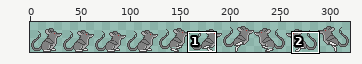
File history of a sprite sheet, game/assets/sprites/Robot_Mouse-sheet.png. Above, an overview of the earlier version with the close-up marked.
Close-up. As it was:
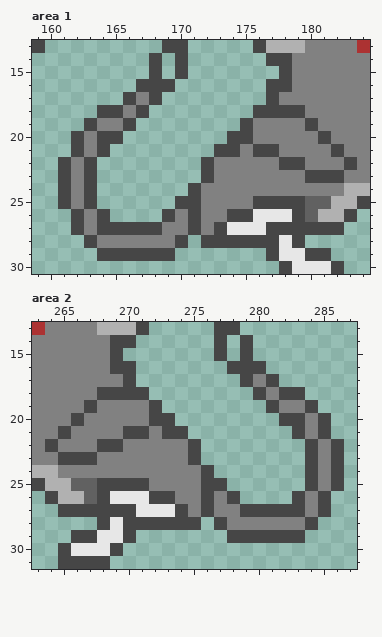
The file is 320x32 pixels. Colours within 5 levels of each other are drawn and written as one. Shown: area 1: x 159..184, y 13..30; area 2: x 263..287, y 13..31. The wide view leaves out empty margins. The commit also changed other parts of the picture, which this record leaves out.
After the commit:
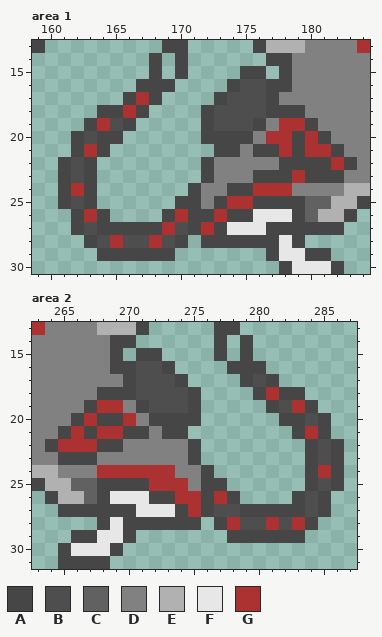
Palette (. is transparent): A #464646  B #4e4e4e  C #616161  D #818181  E #b1b1b1  F #e7e7e7  G #ac3232
Difference:
Area 1:
Colour A is added in row 15 at x 175 to 176; in row 16 at x 174; in row 17 at x 173; in rows 18 to 19 at x 172; in row 20 at x 172 to 173.
Colour A replaces colour D in row 19 at x 176; in rows 20 to 21 at x 179; in row 22 at x 180 to 181; in row 23 at x 176 to 178; in row 24 at x 174 to 175; in row 25 at x 173.
Colour A replaces colour D in row 26 at x 172.
Colour B is added in row 16 at x 175 to 176; in row 17 at x 174 to 176; in row 18 at x 173 to 175; in row 19 at x 173 to 174.
Colour B replaces colour A in row 18 at x 176; in row 19 at x 175.
Colour B replaces colour D in row 19 at x 165; in row 20 at x 163; in rows 22 to 23 at x 162; in row 25 at x 162; in row 27 at x 163 and 170; in row 28 at x 164, 166 to 167 and 169.
Colour G replaces colour D in row 17 at x 167; in row 18 at x 166; in row 19 at x 164 and 178 to 179; in row 20 at x 177 to 178 and 180; in row 21 at x 163, 178 and 180 to 181; in row 22 at x 182.
Colour G replaces colour D in row 23 at x 179; in row 24 at x 162 and 176 to 178; in row 25 at x 174 to 175; in row 26 at x 163, 170 and 173; in row 27 at x 169 and 172; in row 28 at x 165 and 168.
Area 2:
Colour A is added in row 15 at x 271 to 272; in row 16 at x 273; in row 17 at x 274; in rows 18 to 19 at x 275; in row 20 at x 274 to 275.
Colour A replaces colour D in row 19 at x 271; in row 20 at x 268 to 269; in row 21 at x 267.
Colour B is added in row 16 at x 271 to 272; in row 17 at x 271 to 273; in row 18 at x 272 to 274; in row 19 at x 273 to 274.
Colour B replaces colour A in row 18 at x 271; in row 19 at x 272.
Colour B replaces colour D in row 17 at x 280; in row 19 at x 282; in row 20 at x 284; in rows 22 to 23 at x 285; in row 25 at x 285; in row 26 at x 284.
Colour B replaces colour D in row 27 at x 277 to 278 and 284; in row 28 at x 279 to 280 and 282.
Colour G replaces colour D in row 18 at x 281; in row 19 at x 268 to 269 and 283; in row 20 at x 267 and 270; in row 21 at x 266, 268 to 269 and 284; in row 22 at x 265 to 267; in row 24 at x 268 to 273 and 285.
Colour G replaces colour D in row 25 at x 272 to 274; in row 26 at x 274 to 275 and 277; in row 27 at x 275; in row 28 at x 278, 281 and 283.
Where, in picture pixels (left, top, right, bottom), the same in both close-ups:
changed: (71, 66, 344, 248)
changed: (58, 348, 331, 530)
